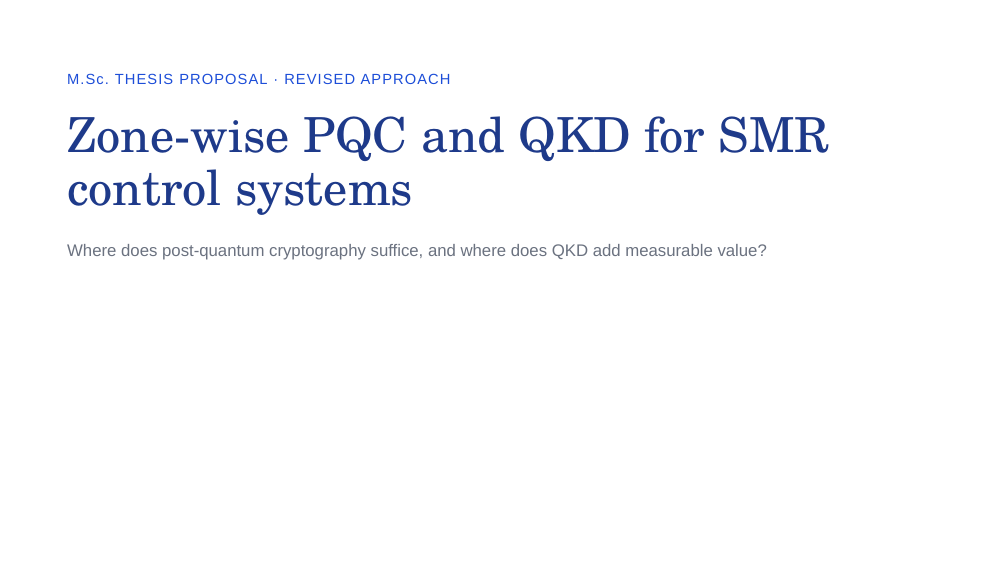
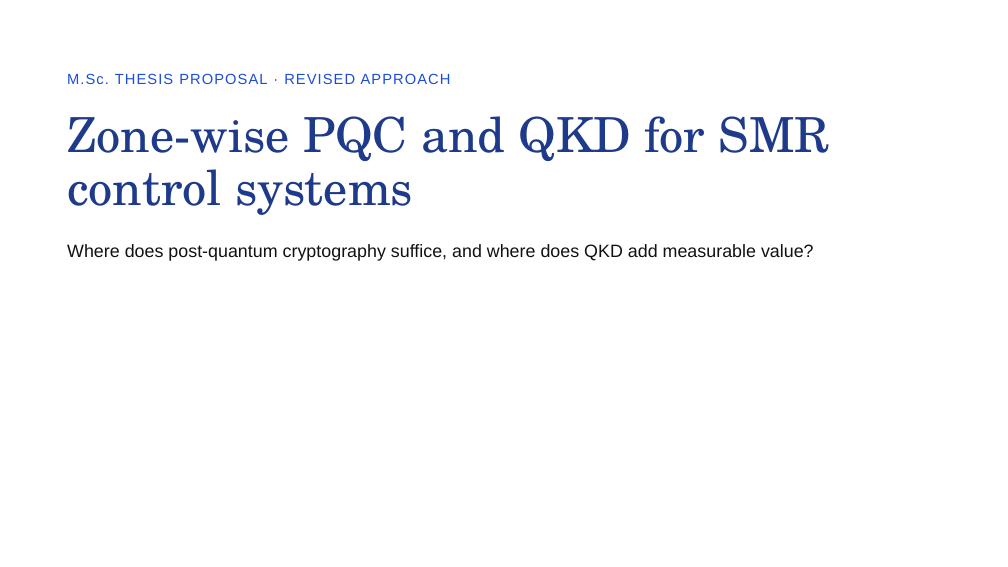
Before and after one commit to SAMeh-ZAGhloul/QRNF_True_Randomness_Tests, a slide deck: slide 1 of Docs/Zone-Wise PQC and QKD for SMR Control Systems.pptx. Drawn at 1008x567 pixels with LibreOffice and Linux fonts; fonts in the diff are those of the drawing. Boxes give left, top, right and bottom in pixels: in the first picture for what was removed or moved away, otherwise in the second. Text is boxed around its words. In the diff, an @@ line names an element or a change of style, - is before the commit and + after.

```diff
--- a/Docs/Zone-Wise PQC and QKD for SMR Control Systems.pptx
+++ b/Docs/Zone-Wise PQC and QKD for SMR Control Systems.pptx
@@ text "Where does post-quantum cryptography suffice, ..." at box(67, 244, 814, 261): size 16 to 17 pt, text colour #6B7280 to #111111; line spacing 22.4pt to 23.8pt @@
```
Also in this commit, not shown: 11 other slides changed, 2 slides added, 5 other files.
